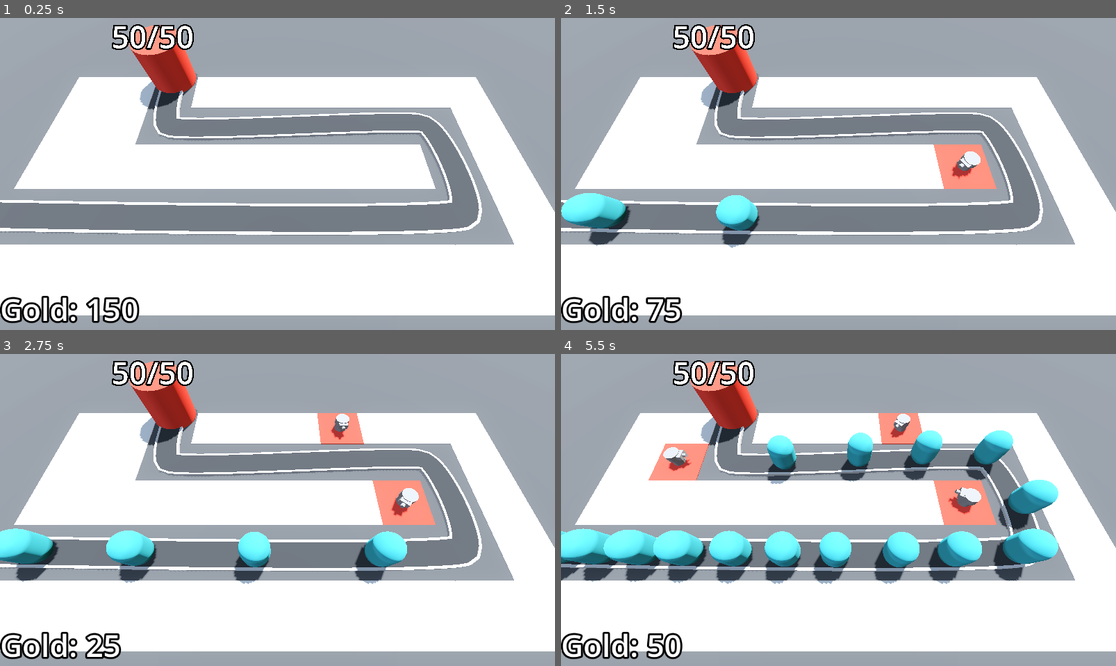
Above: before the commit, frames 1-4 (two rows, left to right).
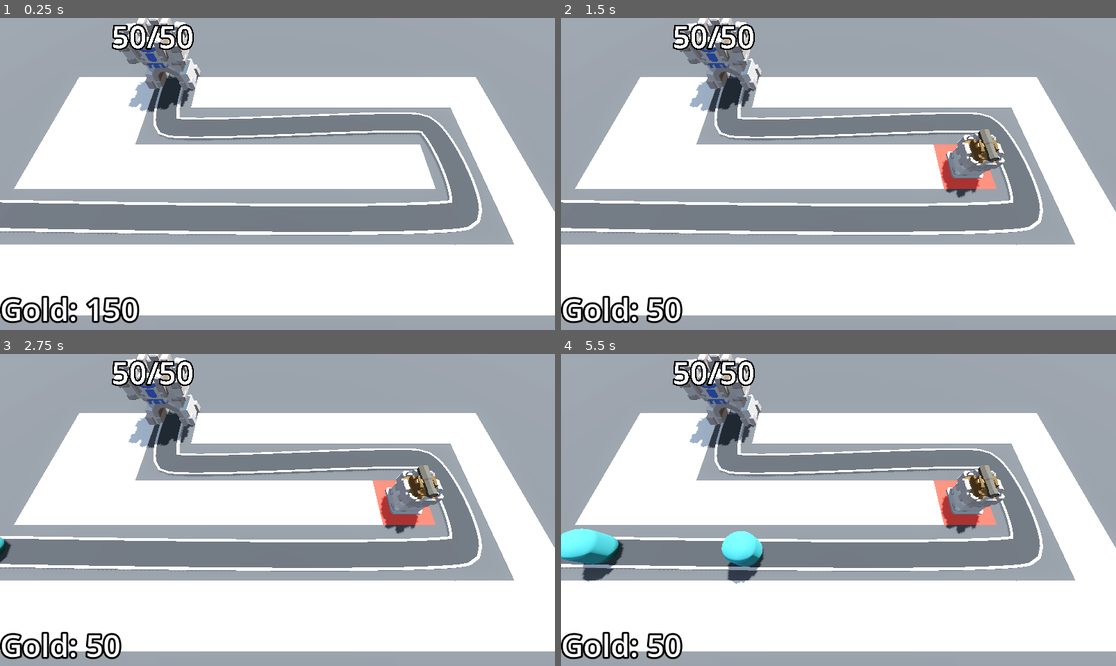
Above: after the commit, the same moments.

Repository: cpurdy-cs/Barbarian-Blaster-Class
Game: Godot game, scene res://base_level.tscn
Two runs of this game, one before a commit and one after it. Both use one fixed random seed, a clock stepped at 60 frames per second and the inputs below.
Inputs (mouse positions are in pixels of both pictures, inside the frame that each line leads up to):
- Up to frame 1 (0.25 s): no input
- Up to frame 2 (1.5 s): tap Enter at 0.5 s; move the mouse to (960, 158) at 0.52 s; click (960, 158) at 0.6 s; move the mouse to (727, 189) at 1.27 s; click (727, 189) at 1.35 s
- Up to frame 3 (2.75 s): move the mouse to (333, 441) at 2.02 s; click (333, 441) at 2.1 s
- Up to frame 4 (5.5 s): move the mouse to (810, 572) at 2.77 s; click (810, 572) at 2.85 s; move the mouse to (1005, 556) at 3.52 s; click (1005, 556) at 3.6 s; move the mouse to (672, 463) at 4.27 s; click (672, 463) at 4.35 s; move the mouse to (866, 510) at 5.02 s; click (866, 510) at 5.1 s

The runs differ from the first frame. In frame 1, 2.1% of the frame differs, in the area x 20-37%, y 0-31%; in frame 2, 6.1%; in frame 3, 8.6%; in frame 4, 17%, in the area x 0-90%, y 0-74%.

Commit message:
add base and cannon assets

Diff:
--- a/Base/base.tscn
+++ b/Base/base.tscn
@@ -1,21 +1,14 @@
-[gd_scene load_steps=3 format=3 uid="uid://b6a3tfb71rtov"]
+[gd_scene format=3 uid="uid://b6a3tfb71rtov"]
 
 [ext_resource type="Script" uid="uid://bi5e6k18ll8yd" path="res://Base/base.gd" id="1_u1x2a"]
+[ext_resource type="PackedScene" uid="uid://ce7xrahumubrh" path="res://Assets/Base.glb" id="2_n5f2c"]
 
-[sub_resource type="StandardMaterial3D" id="StandardMaterial3D_3o4py"]
-albedo_color = Color(0.99999994, 0.28730667, 0.22523719, 1)
-
-[node name="Base" type="Node3D" groups=["base"]]
+[node name="Base" type="Node3D" unique_id=884357418 groups=["base"]]
 script = ExtResource("1_u1x2a")
 
-[node name="CSGCylinder3D" type="CSGCylinder3D" parent="."]
-transform = Transform3D(1, 0, 0, 0, 1, 0, 0, 0, 1, 0, 2, 0)
-radius = 2.0
-height = 4.0
-sides = 32
-material = SubResource("StandardMaterial3D_3o4py")
+[node name="Base" parent="." unique_id=1425144279 instance=ExtResource("2_n5f2c")]
 
-[node name="Label3D" type="Label3D" parent="."]
+[node name="Label3D" type="Label3D" parent="." unique_id=714533954]
 transform = Transform3D(1, 0, 0, 0, 1, 0, 0, 0, 1, 0, 4.235345, 0)
 billboard = 1
 no_depth_test = true
--- a/DifficultyManager/difficulty_manager.gd
+++ b/DifficultyManager/difficulty_manager.gd
@@ -9,7 +9,7 @@
 
 func _ready() -> void:
 	timer.start(game_length)
-	Engine.time_scale = 5
+	#Engine.time_scale = 5
 
 func _process(delta: float) -> void:
 	pass
--- a/Turret/turret.gd
+++ b/Turret/turret.gd
@@ -6,20 +6,22 @@
 var enemy_path : Path3D
 var target : Node3D
 @onready var animation_player: AnimationPlayer = $AnimationPlayer
+@onready var turret_base: Node3D = $TurretBase
+@onready var cannon: Node3D = $TurretBase/TurretTop/Cannon
 
 # turn and look at an enemy
 func _physics_process(delta: float) -> void:
 	target = find_best_target()
 	if target != null:
-		look_at(target.global_position, Vector3.UP, true)
+		turret_base.look_at(target.global_position, Vector3.UP, true)
 
 
 func _on_timer_timeout() -> void:
 	if target != null:
 		var new_proj = projectile.instantiate()
 		add_child(new_proj)
-		new_proj.global_position = global_position
-		new_proj.direction = global_transform.basis.z
+		new_proj.global_position = cannon.global_position
+		new_proj.direction = cannon.global_transform.basis.z
 		animation_player.play("fire")
 
 func find_best_target() -> Enemy:
--- a/Turret/turret.tscn
+++ b/Turret/turret.tscn
@@ -1,22 +1,23 @@
-[gd_scene load_steps=9 format=3 uid="uid://d01unib15e15u"]
+[gd_scene format=3 uid="uid://d01unib15e15u"]
 
 [ext_resource type="Script" uid="uid://coqbxcwumauv" path="res://Turret/turret.gd" id="1_5kpma"]
+[ext_resource type="PackedScene" uid="uid://d2ayf6loa7but" path="res://Assets/Cannon.glb" id="2_ttsi1"]
+[ext_resource type="PackedScene" uid="uid://c34k36vj5q2ai" path="res://Assets/TurretBase.glb" id="3_r754r"]
 
-[sub_resource type="CylinderMesh" id="CylinderMesh_cb20n"]
-height = 1.0
-
-[sub_resource type="CylinderMesh" id="CylinderMesh_5kpma"]
-top_radius = 0.6
-bottom_radius = 0.6
-height = 0.5
-
-[sub_resource type="BoxMesh" id="BoxMesh_cb20n"]
-size = Vector3(0.8, 0.4, 0.4)
-
-[sub_resource type="CylinderMesh" id="CylinderMesh_djkev"]
-top_radius = 0.15
-bottom_radius = 0.15
-height = 0.5
+[sub_resource type="Animation" id="Animation_djkev"]
+length = 0.001
+tracks/0/type = "value"
+tracks/0/imported = false
+tracks/0/enabled = true
+tracks/0/path = NodePath("TurretBase/TurretTop:position")
+tracks/0/interp = 1
+tracks/0/loop_wrap = true
+tracks/0/keys = {
+"times": PackedFloat32Array(0),
+"transitions": PackedFloat32Array(1),
+"update": 0,
+"values": [Vector3(0, 0.392, 0)]
+}
 
 [sub_resource type="Animation" id="Animation_5kpma"]
 resource_name = "fire"
@@ -34,52 +35,30 @@
 "values": [Vector3(0, 0.392, -0.6), Vector3(0, 0.392, 0)]
 }
 
-[sub_resource type="Animation" id="Animation_djkev"]
-length = 0.001
-tracks/0/type = "value"
-tracks/0/imported = false
-tracks/0/enabled = true
-tracks/0/path = NodePath("TurretBase/TurretTop:position")
-tracks/0/interp = 1
-tracks/0/loop_wrap = true
-tracks/0/keys = {
-"times": PackedFloat32Array(0),
-"transitions": PackedFloat32Array(1),
-"update": 0,
-"values": [Vector3(0, 0.392, 0)]
-}
-
 [sub_resource type="AnimationLibrary" id="AnimationLibrary_ttsi1"]
 _data = {
 &"RESET": SubResource("Animation_djkev"),
 &"fire": SubResource("Animation_5kpma")
 }
 
-[node name="Turret" type="Node3D"]
+[node name="Turret" type="Node3D" unique_id=1115326258]
 script = ExtResource("1_5kpma")
 
-[node name="TurretBase" type="MeshInstance3D" parent="."]
+[node name="TurretBase" type="Node3D" parent="." unique_id=974796221]
 transform = Transform3D(1, 0, 0, 0, 1, 0, 0, 0, 1, 0, 0.5, 0)
-mesh = SubResource("CylinderMesh_cb20n")
 
-[node name="TurretTop" type="MeshInstance3D" parent="TurretBase"]
+[node name="TurretTop" type="Node3D" parent="TurretBase" unique_id=112255293]
 transform = Transform3D(1, 0, 0, 0, 1, 0, 0, 0, 1, 0, 0.392, 0)
-mesh = SubResource("CylinderMesh_5kpma")
 
-[node name="Visor" type="MeshInstance3D" parent="TurretBase/TurretTop"]
-transform = Transform3D(1, 0, 0, 0, 1, 0, 0, 0, 1, 0, 0, 0.6659087)
-mesh = SubResource("BoxMesh_cb20n")
+[node name="Cannon" parent="TurretBase/TurretTop" unique_id=1103189931 instance=ExtResource("2_ttsi1")]
+transform = Transform3D(1, 0, 0, 0, 1, 0, 0, 0, 1, 0, 1.337745, 0)
 
-[node name="Barrel" type="MeshInstance3D" parent="TurretBase/TurretTop/Visor"]
-transform = Transform3D(1, 0, 0, 0, -4.371139e-08, -1, 0, 1, -4.371139e-08, 0, 0, 0.22815418)
-mesh = SubResource("CylinderMesh_djkev")
-
-[node name="Timer" type="Timer" parent="."]
+[node name="Timer" type="Timer" parent="." unique_id=930132004]
 autostart = true
 
-[node name="AnimationPlayer" type="AnimationPlayer" parent="."]
-libraries = {
-&"": SubResource("AnimationLibrary_ttsi1")
-}
+[node name="AnimationPlayer" type="AnimationPlayer" parent="." unique_id=925576805]
+libraries/ = SubResource("AnimationLibrary_ttsi1")
+
+[node name="TurretBase2" parent="." unique_id=781929822 instance=ExtResource("3_r754r")]
 
 [connection signal="timeout" from="Timer" to="." method="_on_timer_timeout"]
Binary file added: Assets/Base.glb
Not shown, added: Assets/Base.glb.import
Binary file added: Assets/Base_Castle-metallic.png-Castle-roughness.png
Not shown, added: Assets/Base_Castle-metallic.png-Castle-roughness.png.import
Binary file added: Assets/Base_castle-colour-palette.png
Not shown, added: Assets/Base_castle-colour-palette.png.import
Binary file added: Assets/Cannon.glb
Not shown, added: Assets/Cannon.glb.import
Binary file added: Assets/Cannon_Castle-metallic.png-Castle-roughness.png
Not shown, added: Assets/Cannon_Castle-metallic.png-Castle-roughness.png.import
Binary file added: Assets/Cannon_castle-colour-palette.png
Not shown, added: Assets/Cannon_castle-colour-palette.png.import
(and 18 more such lines)
